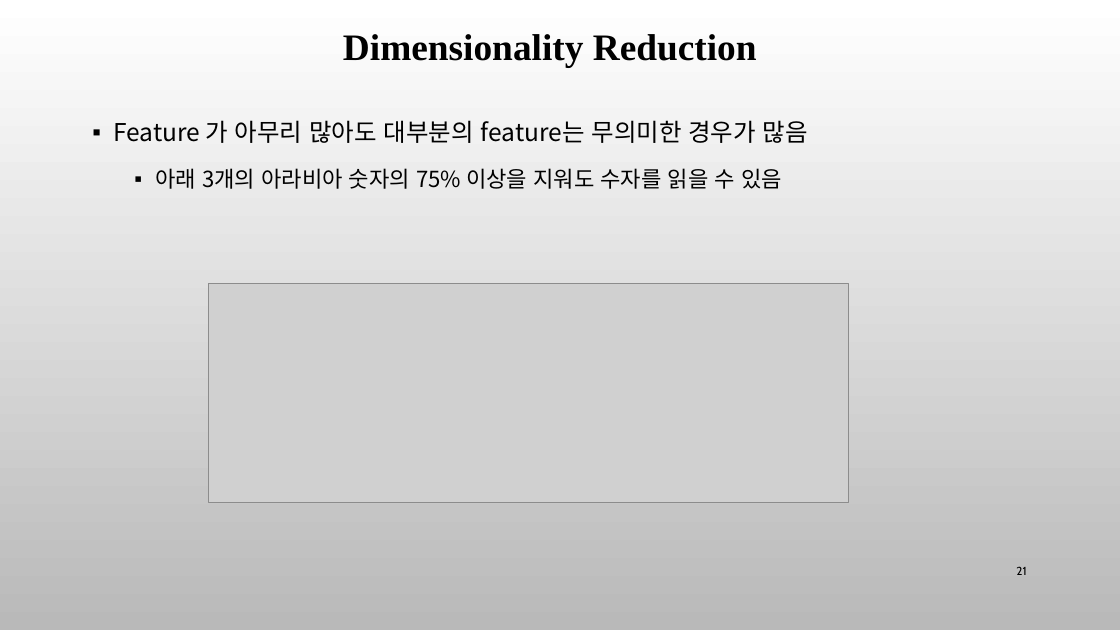
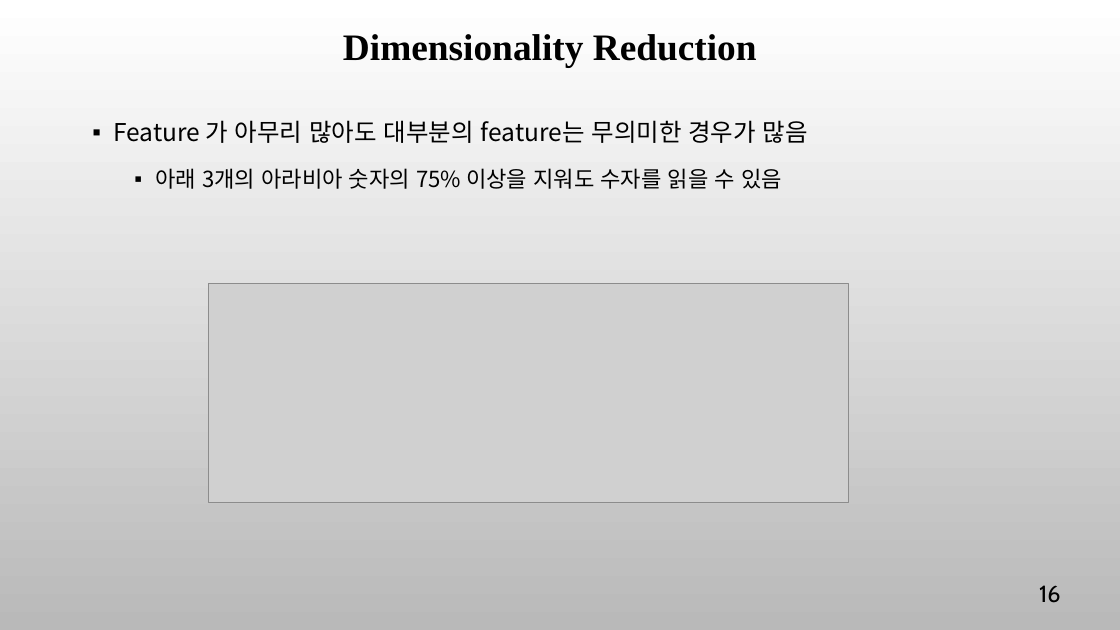
Before and after one commit to ancestor9/mathematics-for-machine-learning, a slide deck: slide 16 of w5_PCA_linear_transformation.pptx (slide 21 before the commit). Drawn at 1120x630 pixels with LibreOffice and Linux fonts; fonts in the diff are those of the drawing; grey boxes stand for pictures; background and template pictures are left out. Boxes give left, top, right and bottom in pixels: in the first picture for what was removed or moved away, otherwise in the second. Text is boxed around its words. In the diff, an @@ line names an element or a change of style, - is before the commit and + after.

```diff
--- a/w5_PCA_linear_transformation.pptx
+++ b/w5_PCA_linear_transformation.pptx
@@ page number removed at (1016,566,1026,575) @@
-21
@@ page number added at (1039,585,1061,603), 20 pt, text #000000 @@
+16
```
Also in this commit, not shown: 12 other slides changed, 1 slide added, 5 slides removed.
